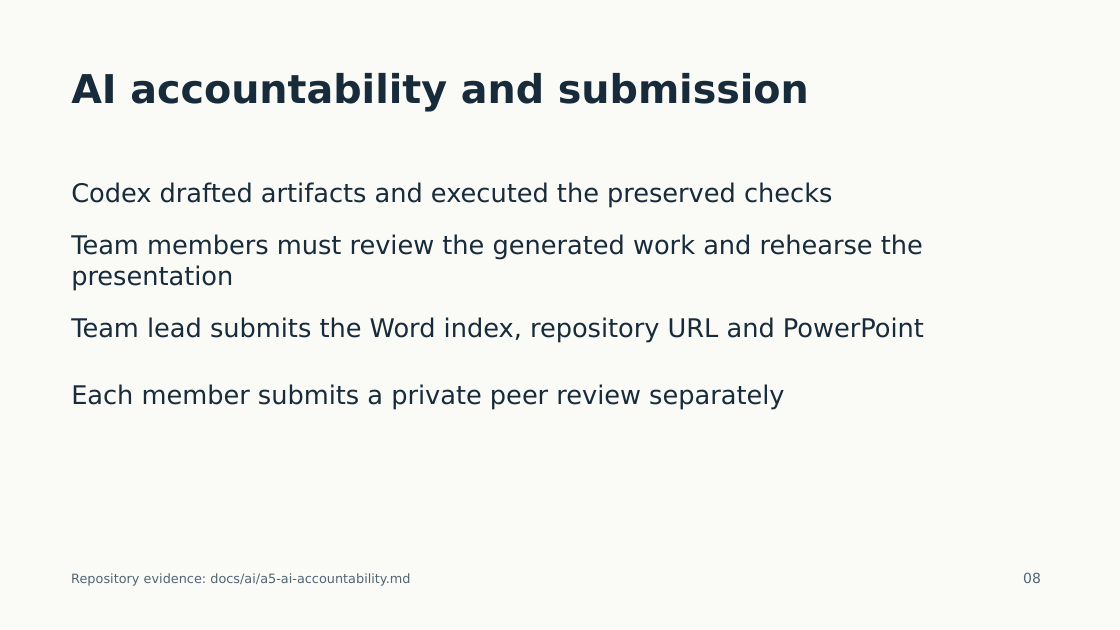
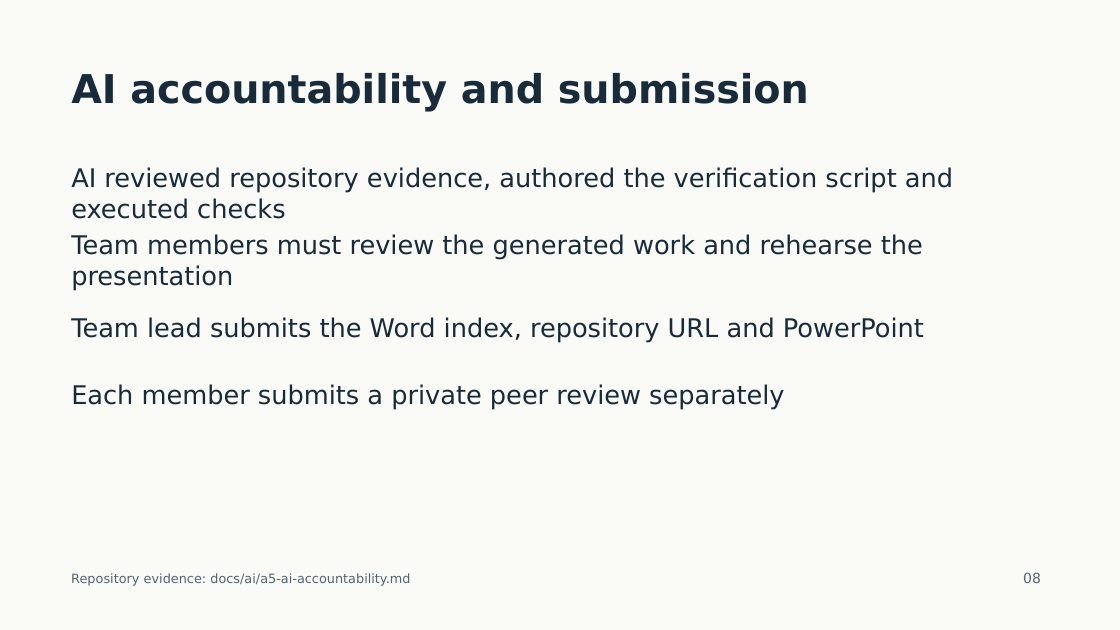
Before and after one commit to bgallagher12/comp330-f26-team-03, a slide deck: slide 8 of docs/release/submission/CampusConnect_A5_Presentation.pptx. Drawn at 1120x630 pixels with LibreOffice and Linux fonts; fonts in the diff are those of the drawing. Boxes give left, top, right and bottom in pixels: in the first picture for what was removed or moved away, otherwise in the second. Text is boxed around its words. In the diff, an @@ line names an element or a change of style, - is before the commit and + after.

```diff
--- a/docs/release/submission/CampusConnect_A5_Presentation.pptx
+++ b/docs/release/submission/CampusConnect_A5_Presentation.pptx
@@ text at bbox=[71, 167, 953, 219]: text changed @@
-Codex drafted artifacts and executed the preserved checks
+AI reviewed repository evidence, authored the verification script and executed checks
```
Also in this commit, not shown: 1 other slide changed, 11 other files.
